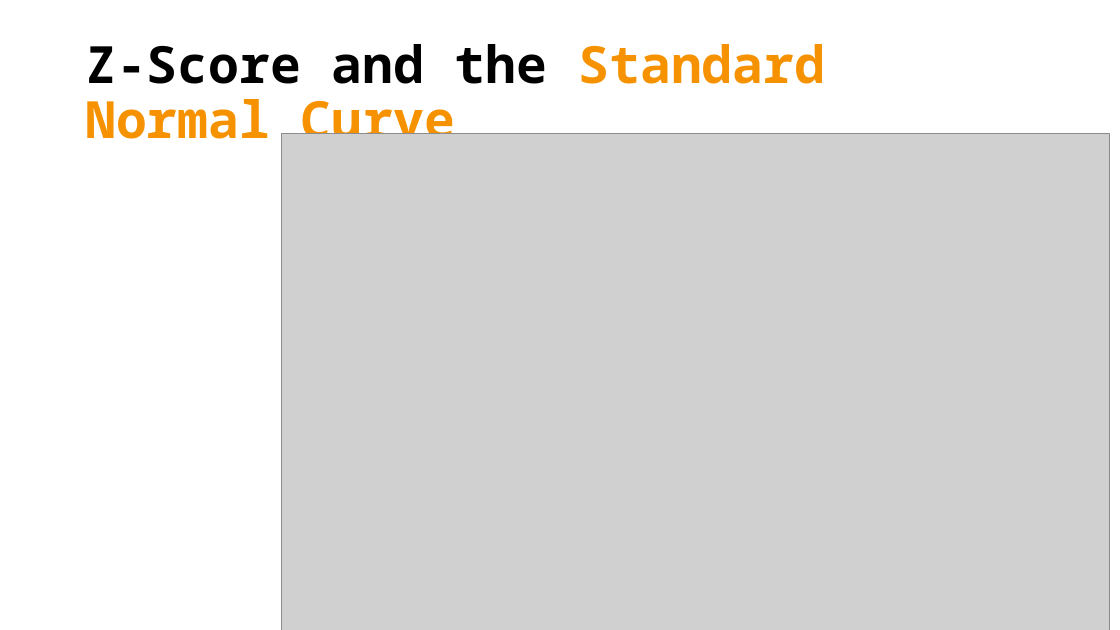
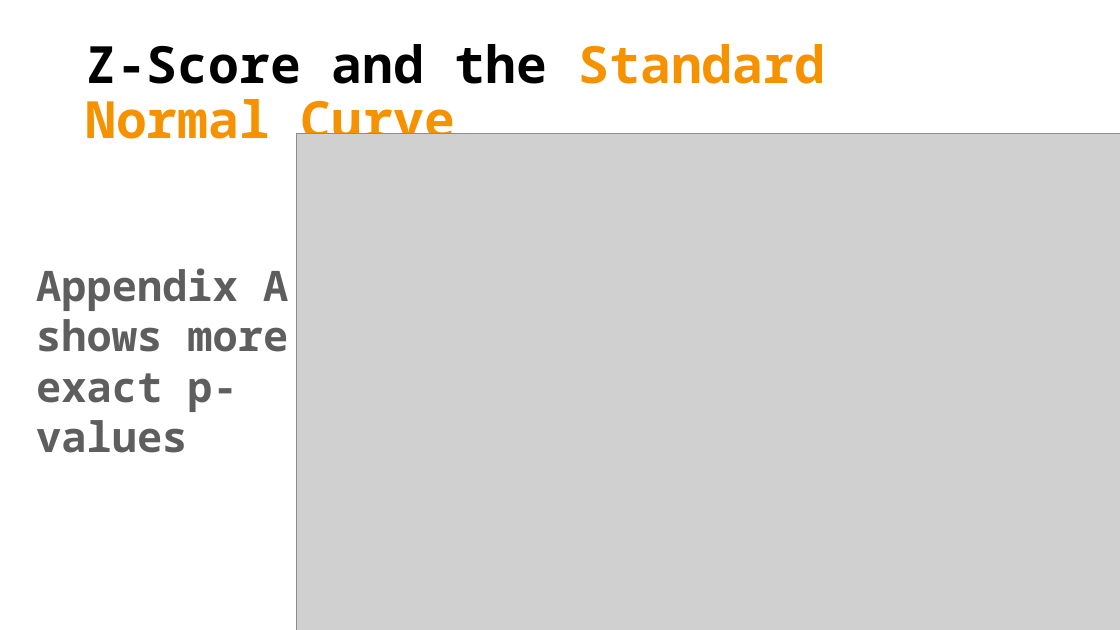
Before and after one commit to TysonStanley/EDU-6050, a slide deck: slide 6 of Slides/05_EDUC_6050_2018.pptx (slide 7 before the commit). Drawn at 1120x630 pixels with LibreOffice and Linux fonts; fonts in the diff are those of the drawing; grey boxes stand for pictures. Boxes give left, top, right and bottom in pixels: in the first picture for what was removed or moved away, otherwise in the second. Text is boxed around its words. In the diff, an @@ line names an element or a change of style, - is before the commit and + after.

```diff
--- a/Slides/05_EDUC_6050_2018.pptx
+++ b/Slides/05_EDUC_6050_2018.pptx
@@ picture: place and size @@
-picture at (281,134,1110,630)
+picture at (297,134,1120,630)
@@ text added at (36,268,288,453), 36 pt, text #5E5E5E, bold @@
+Appendix A shows more exact p-values
```
Also in this commit, not shown: 10 other slides changed, 34 slides added, 3 slides removed, 2 other files.
